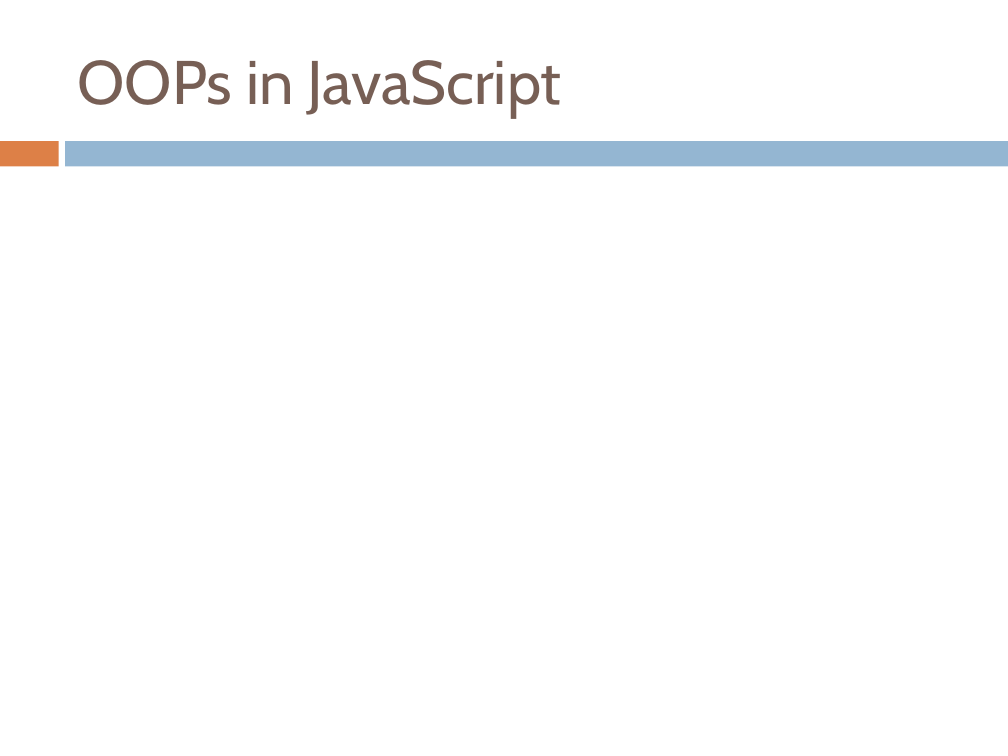
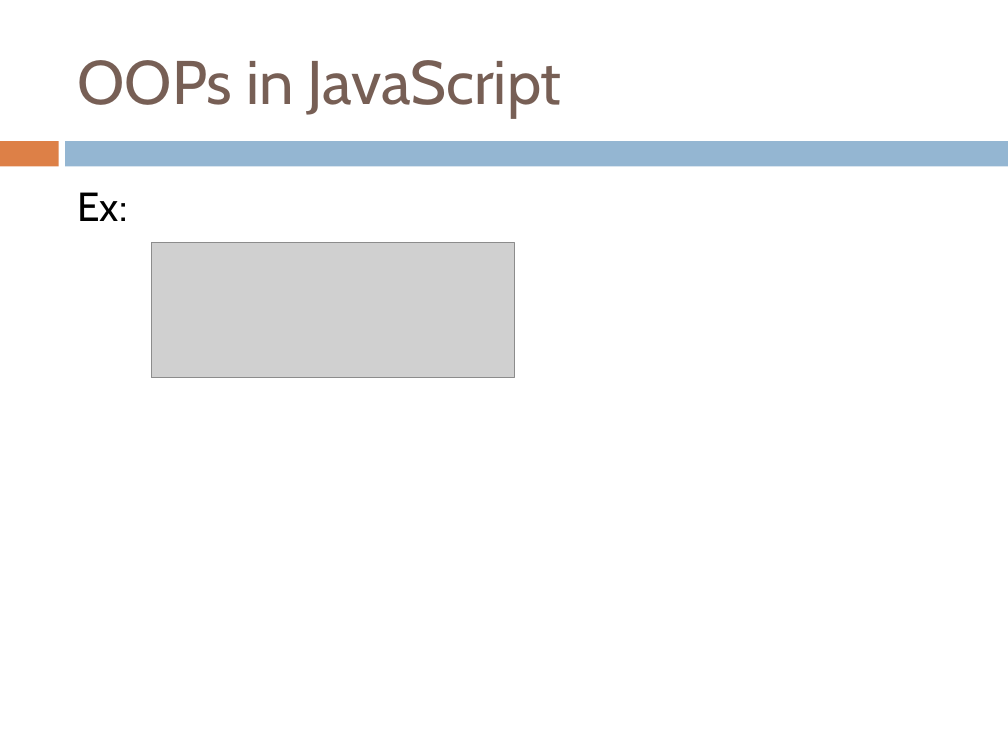
Before and after one commit to yedukondalurd/PPT, a slide deck: slide 23 of Advanced Javascript.pptx (slide 19 before the commit). Drawn at 1008x756 pixels with LibreOffice and Linux fonts; fonts in the diff are those of the drawing; grey boxes stand for pictures. Boxes give left, top, right and bottom in pixels: in the first picture for what was removed or moved away, otherwise in the second. Text is boxed around its words. In the diff, an @@ line names an element or a change of style, - is before the commit and + after.

```diff
--- a/Advanced Javascript.pptx
+++ b/Advanced Javascript.pptx
@@ text added at (x1=77, y1=192, x2=127, y2=221), 29 pt, text #000000 @@
+Ex:
@@ picture added at (x1=151, y1=243, x2=514, y2=378) @@
```
Also in this commit, not shown: 2 other slides changed, 13 slides added, 1 other file.
